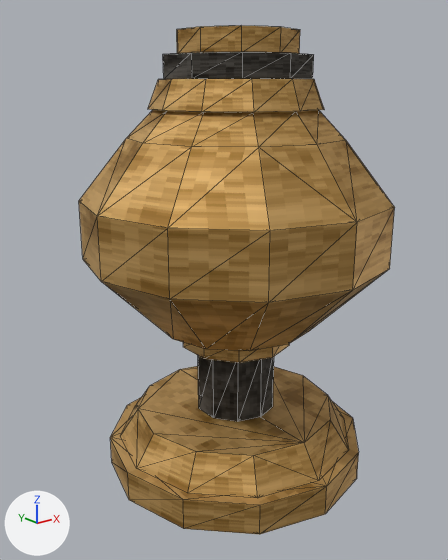
An edit to the glTF model assets/models/office_props_v1/oil_lamp_static.glb, drawn before and after from the same camera.
Rendered twice from a 50 mm lens placed at (-0.149, -0.1788, 0.1499), pointed at (-0.004, 0.0024, 0.0774). Every picture has the same lights, and +X, +Y and +Z are marked at lower left. The picture after the commit comes second. Mesh edges are drawn as thin lines. Vertices at exactly the same position are counted once.

Names of what the first picture shows: 'oil_lamp_static'.
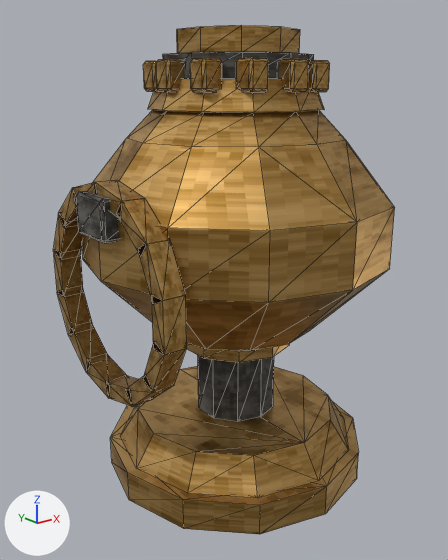
Boxes [x1, y1, x2, y2] around the edits, measured in the pictures (448 x 560 px):
'oil_lamp_static', recoloured, reshaped (8% wider)
    before: [79, 25, 395, 534]
    after: [53, 25, 395, 534]
part 1 of me_cylinder, added (brown)
    after: [151, 295, 186, 355]
part 2 of me_cylinder, added (brown)
    after: [53, 250, 83, 296]
part 3 of me_cylinder, added (brown)
    after: [308, 60, 330, 92]
part 4 of me_cylinder, added (brown)
    after: [279, 59, 309, 92]
part 5 of me_cylinder, added (brown)
    after: [236, 58, 268, 92]
part 6 of me_cylinder, added (brown)
    after: [190, 58, 222, 92]
part 7 of me_cylinder, added (brown)
    after: [156, 59, 184, 92]
part 8 of me_cylinder, added
    after: [143, 61, 158, 92]
part 9 of me_cylinder, added (brown)
    after: [53, 180, 186, 406]

Edits to the bpy script that builds the scene:
```text
Change mat_dw_props_brass:
    remove # nodes: BsdfPrincipled, OutputMaterial, TexImage
    nodes: BsdfPrincipled, Mix, OutputMaterial, TexImage, VertexColor
Change me_cylinder:
    used by ob_oil_lamp_static; location = (0.0, 0.0, 0.0)
    remove me_cylinder.from_pydata(...)  # 264 vertices, 544 faces; spans x -0.058..0.063, y -0.058..0.06, z 0.0..0.168
    add me_cylinder.from_pydata(...)  # 688 vertices, 1284 faces; spans x -0.061..0.063, y -0.058..0.06, z 0.0..0.168
    me_cylinder part 1: a new loose piece, a box spanning x -0.058..-0.05, y -0.037..-0.031, z 0.0745..0.0915, in mat_dw_props_brass
    me_cylinder part 2: a new loose piece, a box spanning x -0.058..-0.05, y 0.031..0.037, z 0.0745..0.0915, in mat_dw_props_brass
    me_cylinder part 3: the loose piece of 24 vertices spanning x -0.014..0.014, y 0.056..0.06, z 0.092..0.106 is copied, and the copy is scaled about its middle by (0.251, 2.33, 0.686), then moved by (0.014, -0.082, 0.054); it spans x 0.01..0.018, y -0.028..-0.02, z 0.148..0.158
    me_cylinder part 4: the loose piece of 24 vertices spanning x -0.014..0.014, y 0.056..0.06, z 0.092..0.106 is copied, and the copy is scaled about its middle by (0.251, 2.33, 0.686), then moved by (0.0, -0.086, 0.054); it spans x -0.004..0.004, y -0.032..-0.024, z 0.148..0.158
    me_cylinder part 5: the loose piece of 24 vertices spanning x -0.014..0.014, y 0.056..0.06, z 0.092..0.106 is copied, and the copy is scaled about its middle by (0.251, 2.33, 0.686), then moved by (-0.014, -0.082, 0.054); it spans x -0.018..-0.01, y -0.028..-0.02, z 0.148..0.158
    me_cylinder part 6: the loose piece of 24 vertices spanning x -0.014..0.014, y 0.056..0.06, z 0.092..0.106 is copied, and the copy is scaled about its middle by (0.251, 2.33, 0.686), then moved by (-0.024, -0.072, 0.054); it spans x -0.028..-0.02, y -0.018..-0.01, z 0.148..0.158
    me_cylinder part 7: the loose piece of 24 vertices spanning x -0.014..0.014, y 0.056..0.06, z 0.092..0.106 is copied, and the copy is scaled about its middle by (0.251, 2.33, 0.686), then moved by (-0.028, -0.058, 0.054); it spans x -0.032..-0.024, y -0.004..0.004, z 0.148..0.158
    me_cylinder part 8: the loose piece of 24 vertices spanning x -0.014..0.014, y 0.056..0.06, z 0.092..0.106 is copied, and the copy is scaled about its middle by (0.251, 2.33, 0.686), then moved by (-0.024, -0.044, 0.054); it spans x -0.028..-0.02, y 0.01..0.018, z 0.148..0.158
    me_cylinder part 9: 120 vertices added at x -0.061..-0.037, y -0.037..0.037, z 0.045..0.121
    other edits to the shape of me_cylinder do not show in these pictures
```
